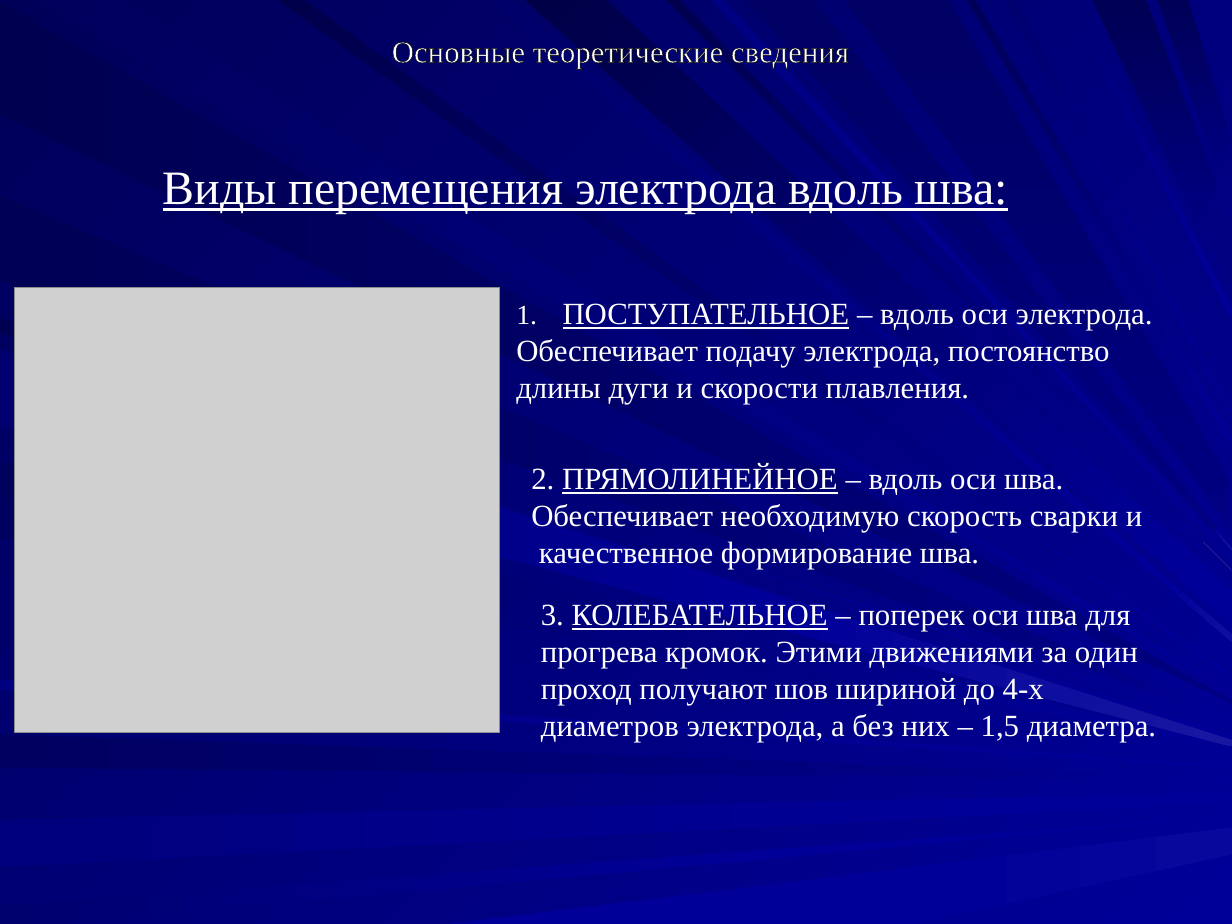
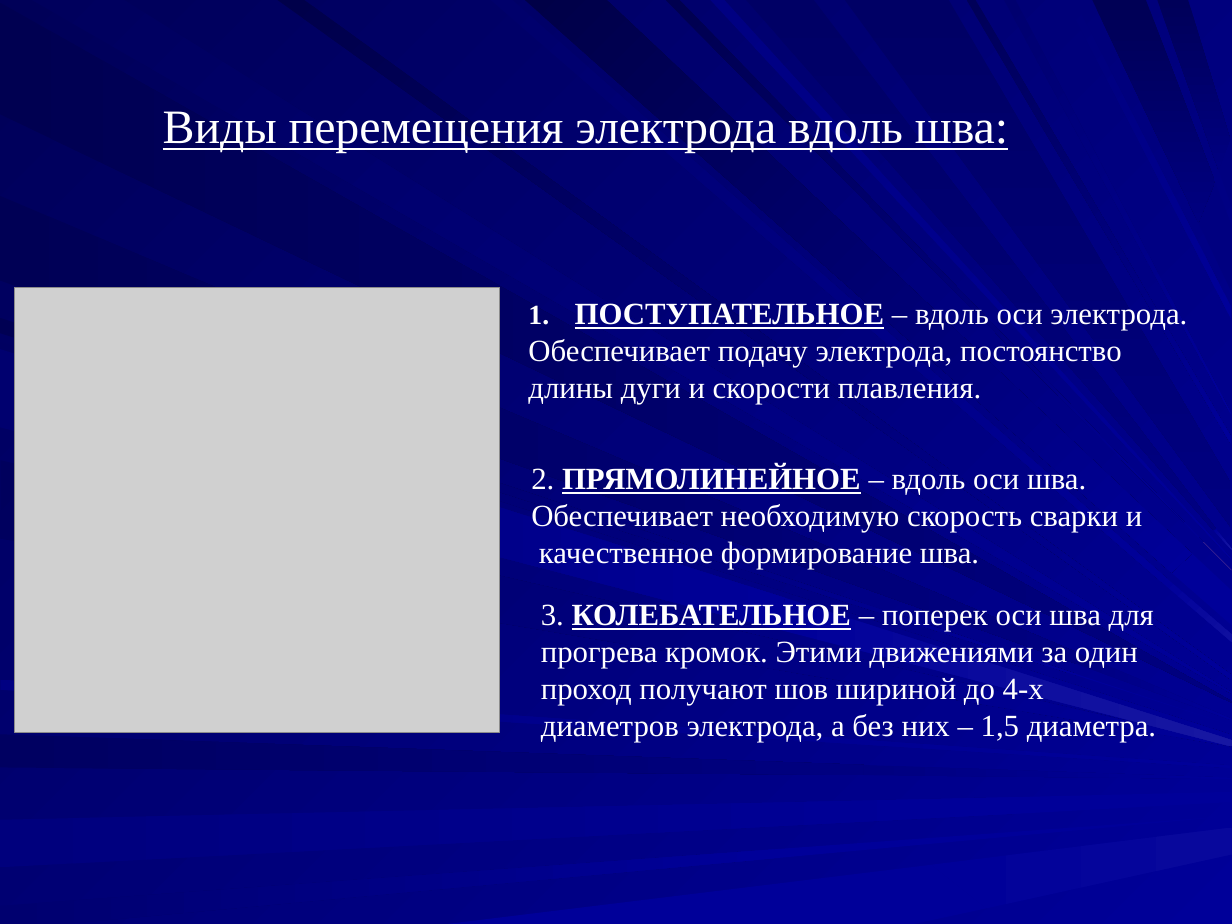
Before and after one commit to rubybo/WelderWeb, a slide deck: slide 7 of public/Практическое обучение/наплавка валиков.ppt (slide 8 before the commit). Drawn at 1232x924 pixels with LibreOffice and Linux fonts; fonts in the diff are those of the drawing; grey boxes stand for pictures. Boxes give left, top, right and bottom in pixels: in the first picture for what was removed or moved away, otherwise in the second. Text is boxed around its words. In the diff, an @@ line names an element or a change of style, - is before the commit and + after.

```diff
--- a/public/Практическое обучение/наплавка валиков.ppt
+++ b/public/Практическое обучение/наплавка валиков.ppt
@@ text removed at (392,42,849,68) @@
-Основные теоретические сведения
@@ text "Виды перемещения электрода вдоль шва:": place and size @@
-text "Виды перемещения электрода вдоль шва:" at (163,172,1008,214)
+text "Виды перемещения электрода вдоль шва:" at (163,111,1008,153)
@@ text "Виды перемещения электрода вдоль шва:" at (163,111,1008,153): line spacing 0.8 to 0.9 @@
@@ text "ПОСТУПАТЕЛЬНОЕ – вдоль оси электрода.": place and size @@
-text "ПОСТУПАТЕЛЬНОЕ – вдоль оси электрода." at (516,303,1153,404)
+text "ПОСТУПАТЕЛЬНОЕ – вдоль оси электрода." at (528,303,1187,404)
@@ text at (575,303,1187,330): bold on in "ПОСТУПАТЕЛЬНОЕ" @@
@@ text at (531,465,1086,495): bold on in "ПРЯМОЛИНЕЙНОЕ" @@
@@ text "3. КОЛЕБАТЕЛЬНОЕ – поперек оси ..." at (541,601,1156,742): bold on in "КОЛЕБАТЕЛЬНОЕ" @@
```
Also in this commit, not shown: 3 other slides changed, 6 slides added, 6 slides removed.
